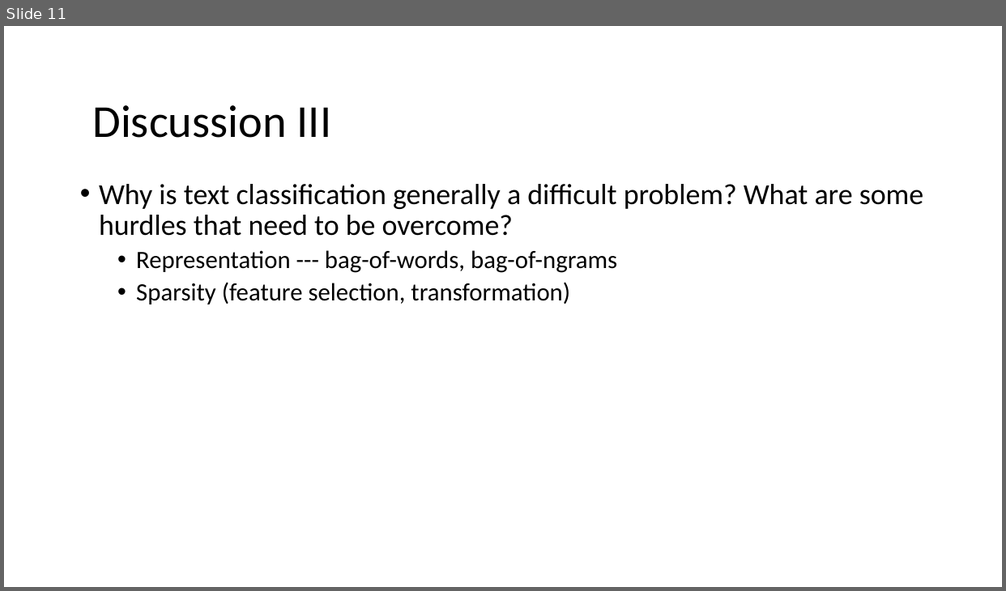
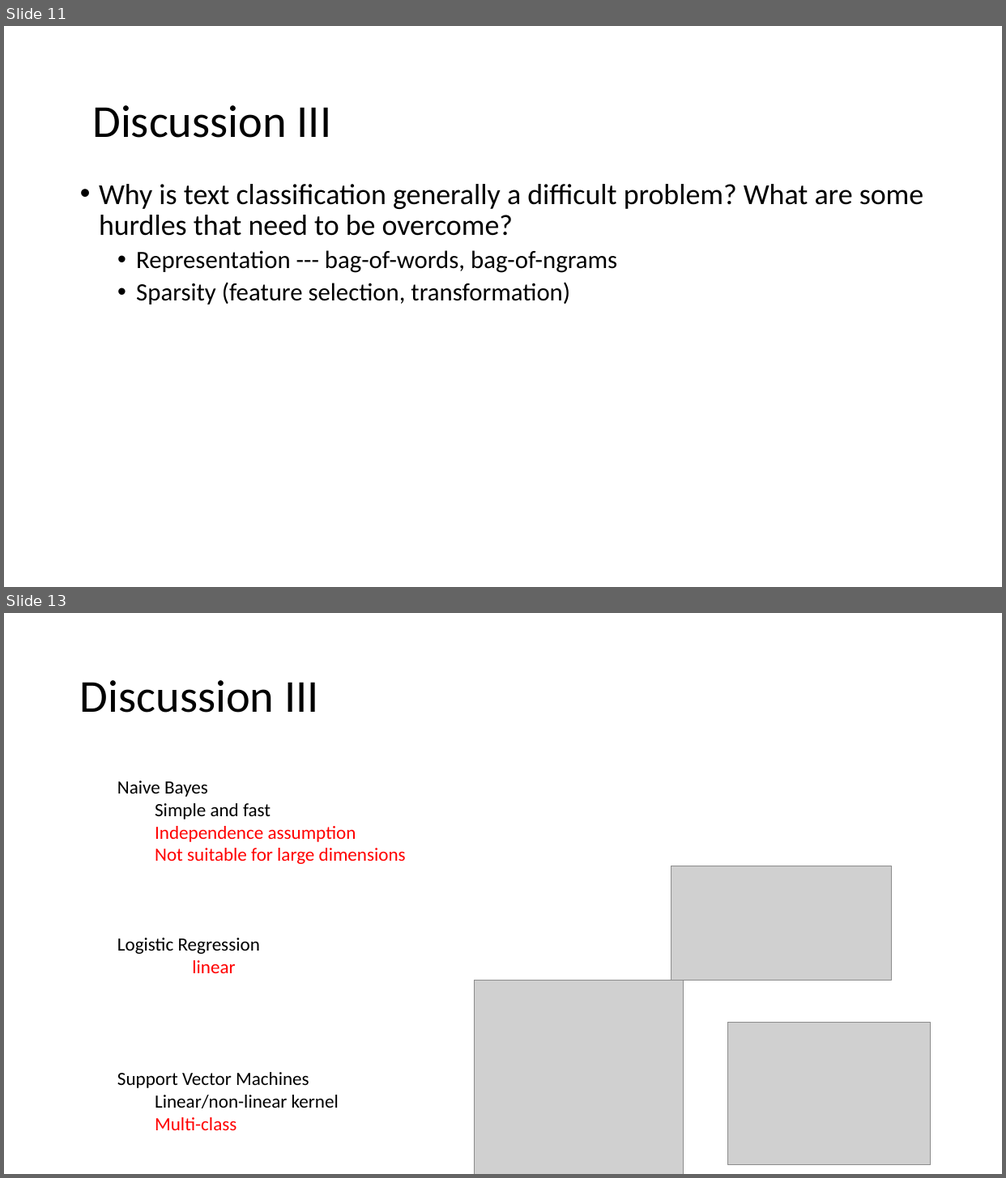
Before and after one commit to shivashankarrs/WSTA, a slide deck: WSTAWorkshop_2.pptx. Shown one above the other, each under a label of ours: slide 11 before the commit, slides 11 and 13 after it; the slides between them are not shown. The pictures are 1006x591 and 1006x1178 pixels, drawn with LibreOffice and Linux fonts; fonts in the diff are those of the drawing; grey boxes stand for pictures. Boxes give left, top, right and bottom in pixels: in the first picture for what was removed or moved away, otherwise in the second. Text is boxed around its words. In the diff, an @@ line names an element or a change of style, - is before the commit and + after.

```diff
--- a/WSTAWorkshop_2.pptx
+++ b/WSTAWorkshop_2.pptx
@@ slide 13 added at (x1=4, y1=613, x2=1002, y2=1174), background #FFFFFF @@
@@ title added at (x1=80, y1=680, x2=319, y2=713), 44 pt, text #000000 @@
+Discussion III
@@ text added at (x1=117, y1=781, x2=406, y2=1131), 18 pt, text #000000 @@
+  Naive Bayes
+    Simple and fast
+    Independence assumption
+    Not suitable for large dimensions
+  Logistic Regression
+  linear
+  Support Vector Machines
+    Linear/non-linear kernel
+    Multi-class
@@ picture added at (x1=671, y1=866, x2=891, y2=980) @@
@@ picture added at (x1=474, y1=981, x2=683, y2=1174) @@
@@ picture added at (x1=728, y1=1023, x2=931, y2=1165) @@
```
Also in this commit, not shown: 1 slide changed, 1 other file.
